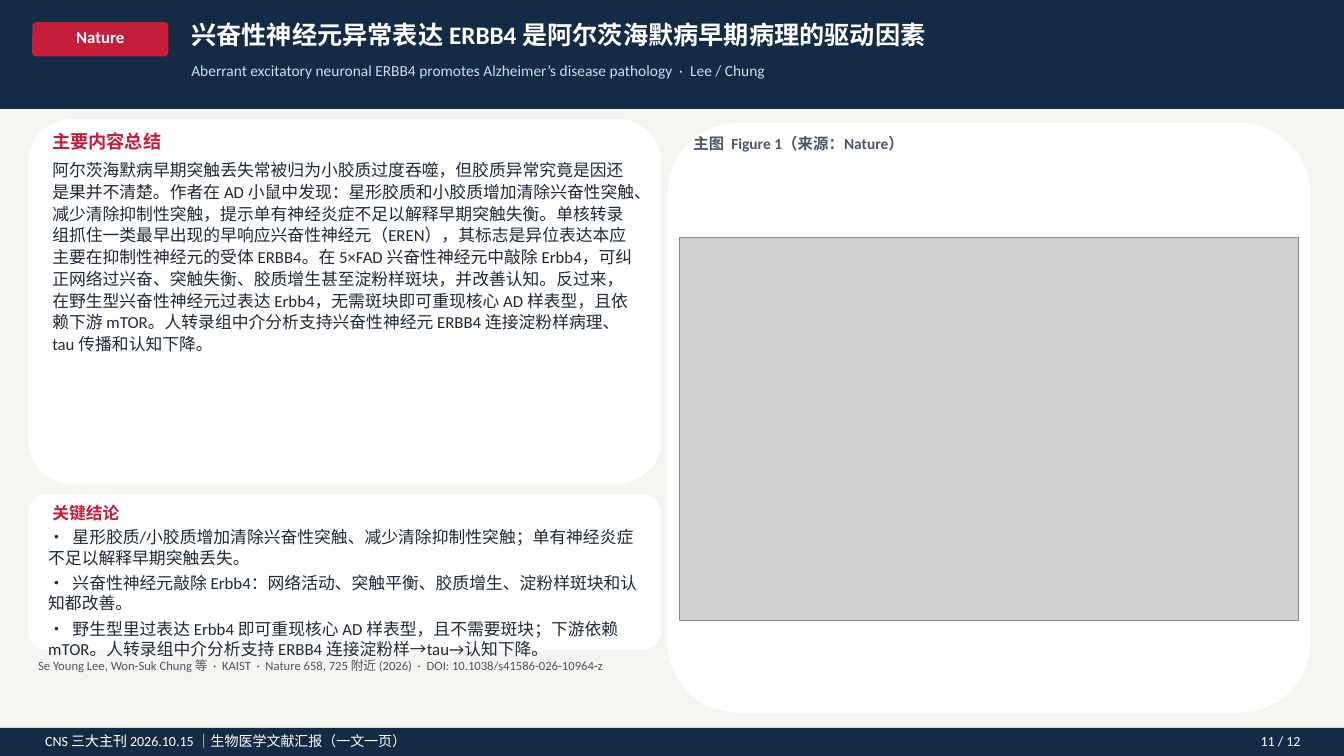
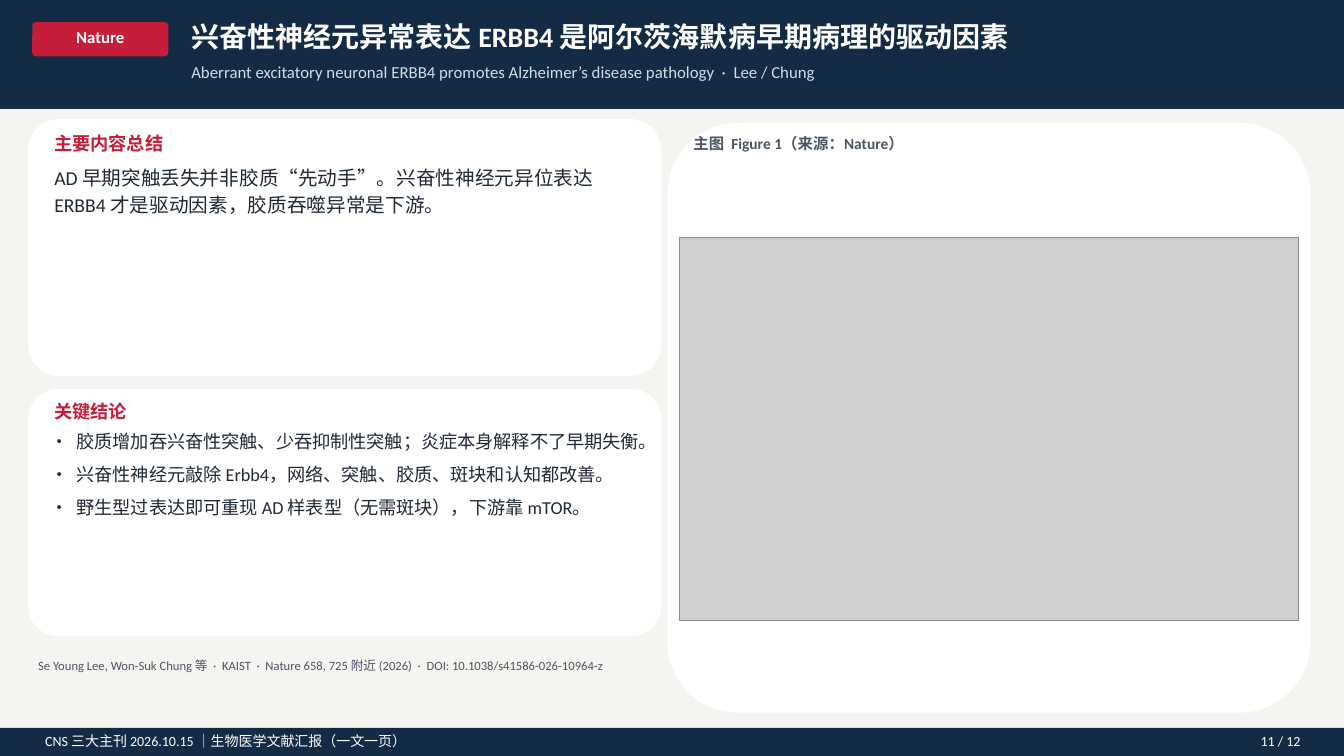
Before and after one commit to zh798858037-sys/AI, a slide deck: slide 13 of CNS_20261015_生物医学文献汇报.pptx. Drawn at 1344x756 pixels with LibreOffice and Linux fonts; fonts in the diff are those of the drawing; grey boxes stand for pictures. Boxes give left, top, right and bottom in pixels: in the first picture for what was removed or moved away, otherwise in the second. Text is boxed around its words. In the diff, an @@ line names an element or a change of style, - is before the commit and + after.

```diff
--- a/CNS_20261015_生物医学文献汇报.pptx
+++ b/CNS_20261015_生物医学文献汇报.pptx
@@ text "兴奋性神经元异常表达 ERBB4 是阿尔茨海默病早期病理的驱动因素" at <box>191,23,1009,50</box>: size 18 to 20 pt @@
@@ text "Aberrant excitatory neuronal ERBB4 promotes ..." at <box>191,66,814,81</box>: size 11 to 12 pt @@
@@ rounded rectangle: place and size @@
-rounded rectangle at <box>28,119,661,484</box>
+rounded rectangle at <box>28,119,661,376</box>
@@ text at <box>54,168,593,214</box>: text changed; size 12 to 14 pt @@
-阿尔茨海默病早期突触丢失常被归为小胶质过度吞噬，但胶质异常究竟是因还是果并不清楚。作者在 AD 小鼠中发现：星形胶质和小胶质增加清除兴奋性突触、减少清除抑制性突触，提示单有神经炎症不足以解释早期突触失衡。单核转录组抓住一类最早出现的早响应兴奋性神经元（EREN），其标志是异位表达本应主要在抑制性神经元的受体 ERBB4。在 5×FAD 兴奋性神经元中敲除 Erbb4，可纠正网络过兴奋、突触失衡、胶质增生甚至淀粉样斑块，并改善认知。反过来，在野生型兴奋性神经元过表达 Erbb4，无需斑块即可重现核心 AD 样表型，且依赖下游 mTOR。人转录组中介分析支持兴奋性神经元 ERBB4 连接淀粉样病理、tau 传播和认知下降。
+AD 早期突触丢失并非胶质“先动手”。兴奋性神经元异位表达 ERBB4 才是驱动因素，胶质吞噬异常是下游。
@@ rounded rectangle: place and size @@
-rounded rectangle at <box>28,494,661,650</box>
+rounded rectangle at <box>28,389,661,636</box>
@@ text "关键结论": place and size @@
-text "关键结论" at <box>52,504,119,521</box>
+text "关键结论" at <box>54,402,127,420</box>
@@ text "关键结论" at <box>54,402,127,420</box>: size 12 to 13 pt @@
@@ text at <box>76,432,657,516</box>: text changed; size 12 to 13 pt @@
-• 星形胶质/小胶质增加清除兴奋性突触、减少清除抑制性突触；单有神经炎症不足以解释早期突触丢失。
-• 兴奋性神经元敲除 Erbb4：网络活动、突触平衡、胶质增生、淀粉样斑块和认知都改善。
-• 野生型里过表达 Erbb4 即可重现核心 AD 样表型，且不需要斑块；下游依赖 mTOR。人转录组中介分析支持 ERBB4 连接淀粉样→tau→认知下降。
+• 胶质增加吞兴奋性突触、少吞抑制性突触；炎症本身解释不了早期失衡。
+• 兴奋性神经元敲除 Erbb4，网络、突触、胶质、斑块和认知都改善。
+• 野生型过表达即可重现 AD 样表型（无需斑块），下游靠 mTOR。
```
Also in this commit, not shown: 11 other slides changed, 5 other files.
